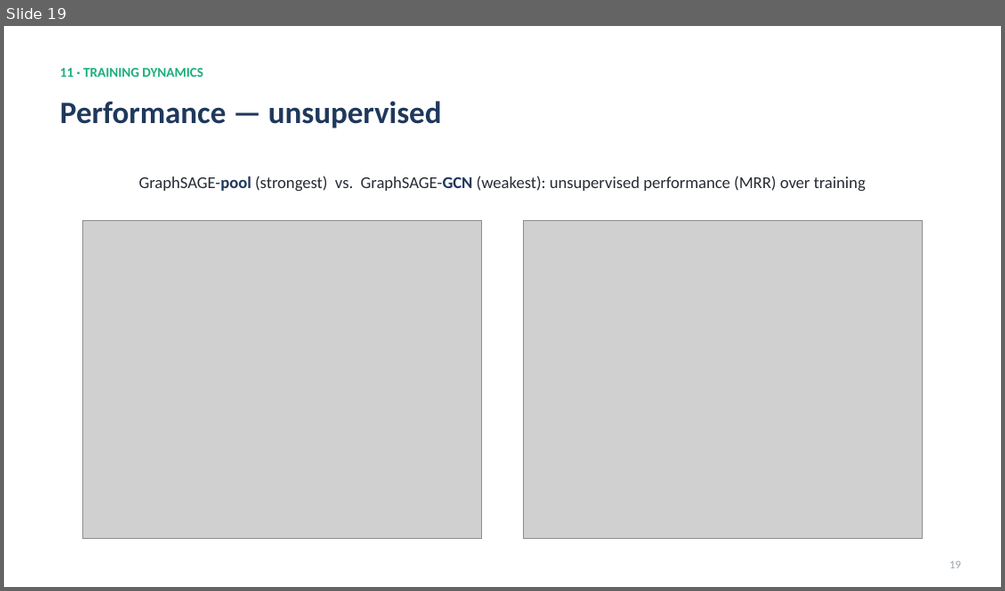
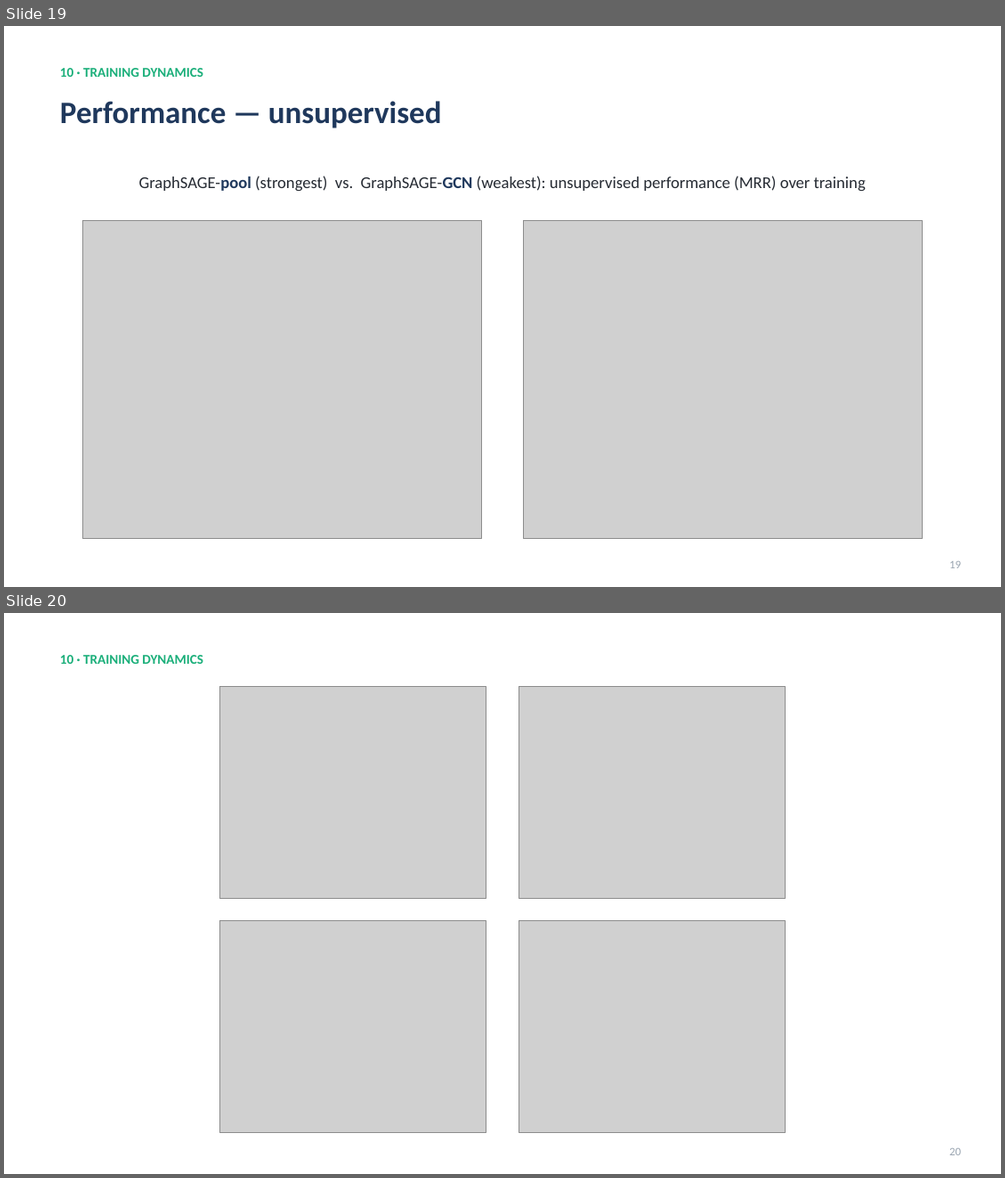
Before and after one commit to fedeceru/GraphSAGE, a slide deck: presentation/GraphSAGE_presentation.pptx. Shown one above the other, each under a label of ours: slide 19 before the commit, slides 19 and 20 after it. The pictures are 1005x591 and 1005x1178 pixels, drawn with LibreOffice and Linux fonts; fonts in the diff are those of the drawing; grey boxes stand for pictures. Boxes give left, top, right and bottom in pixels: in the first picture for what was removed or moved away, otherwise in the second. Text is boxed around its words. In the diff, an @@ line names an element or a change of style, - is before the commit and + after.

```diff
--- a/presentation/GraphSAGE_presentation.pptx
+++ b/presentation/GraphSAGE_presentation.pptx
@@ slide 20 added at [4,613,1001,1174], background #FFFFFF @@
@@ text added at [60,655,203,664], 13 pt, text #1BAF7A, bold @@
+10 · TRAINING DYNAMICS
@@ picture added at [220,686,486,898] @@
@@ picture added at [519,686,785,898] @@
@@ picture added at [220,921,486,1133] @@
@@ picture added at [519,921,785,1133] @@
@@ text added at [949,1148,961,1155], 11 pt, text #9AA5B1 @@
+20
@@ slide 19 changed as well @@
@@ text at [60,68,203,77]: text changed @@
-11 · TRAINING DYNAMICS
+10 · TRAINING DYNAMICS
```
Also in this commit, not shown: 24 other slides changed, 3 other slides added, 1 slide removed, 15 other files.
